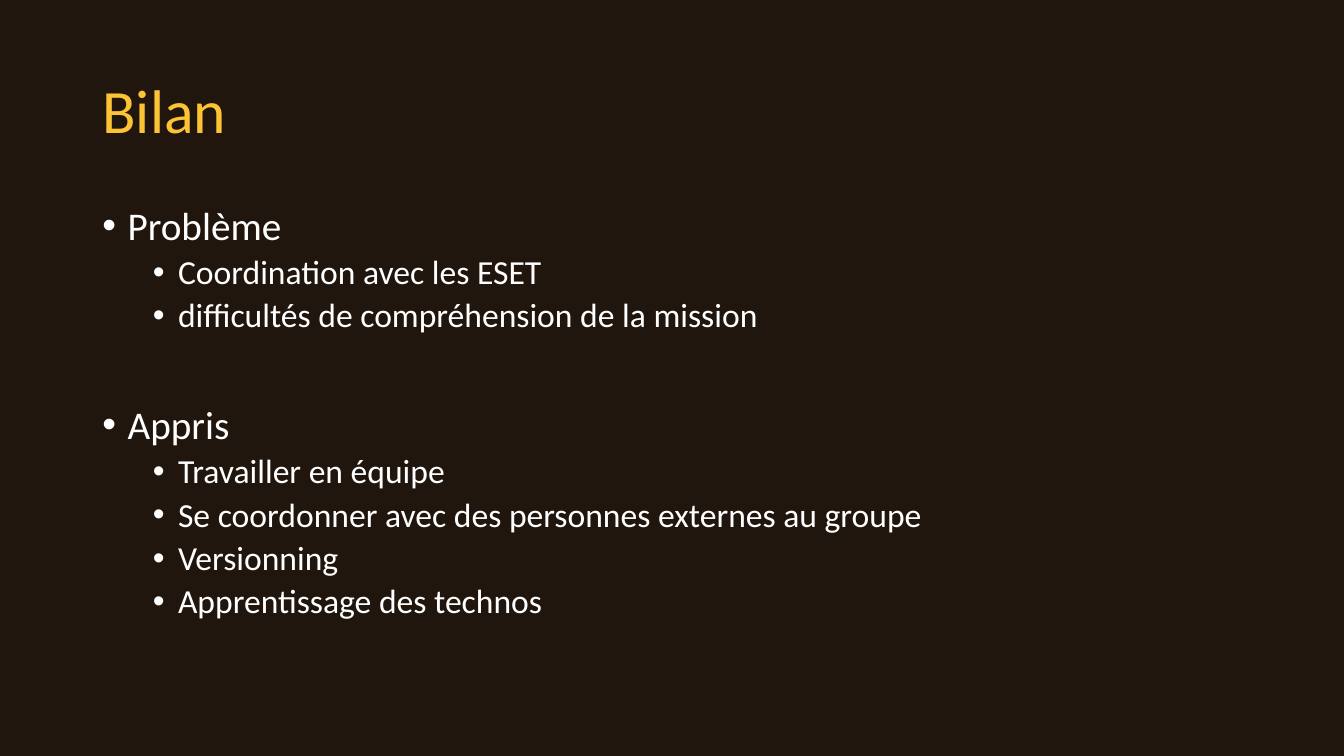
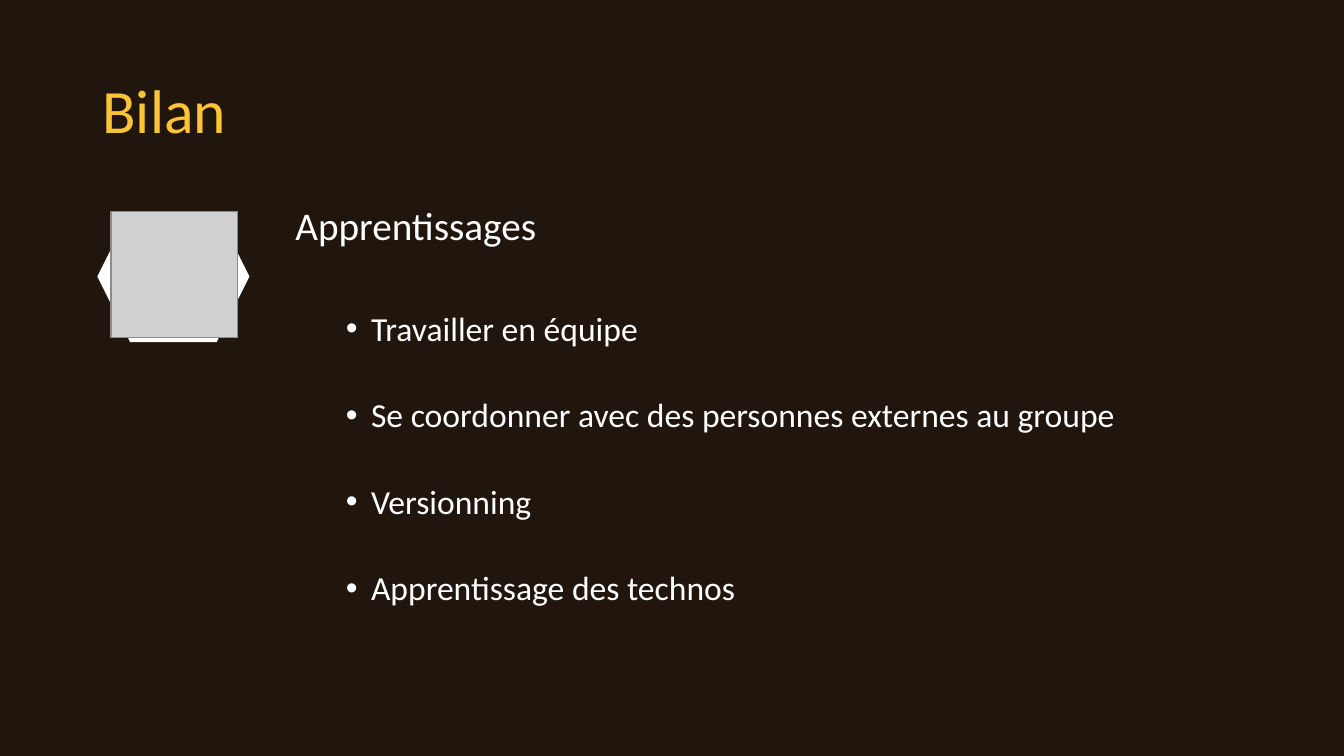
Before and after one commit to gdgaetan/openbee, a slide deck: slide 20 of présentation.pptx (slide 13 before the commit). Drawn at 1344x756 pixels with LibreOffice and Linux fonts; fonts in the diff are those of the drawing; grey boxes stand for pictures; background and template pictures are left out. Boxes give left, top, right and bottom in pixels: in the first picture for what was removed or moved away, otherwise in the second. Text is boxed around its words. In the diff, an @@ line names an element or a change of style, - is before the commit and + after.

```diff
--- a/présentation.pptx
+++ b/présentation.pptx
@@ text "Apprentissages": place and size @@
-text "Apprentissages" at [128, 212, 922, 619]
+text "Apprentissages" at [295, 213, 1115, 606]
@@ hexagon added at [98, 211, 250, 342], fill #FFFFFF @@
@@ picture added at [111, 211, 238, 338] @@
@@ text at [295, 213, 536, 247]: text changed; size 24 to 28 pt @@
-• Problème
-  • Coordination avec les ESET
-  • difficultés de compréhension de la mission
-• Appris
+Apprentissages
```
Also in this commit, not shown: 10 other slides changed, 8 slides added, 1 slide removed, 1 other file.
